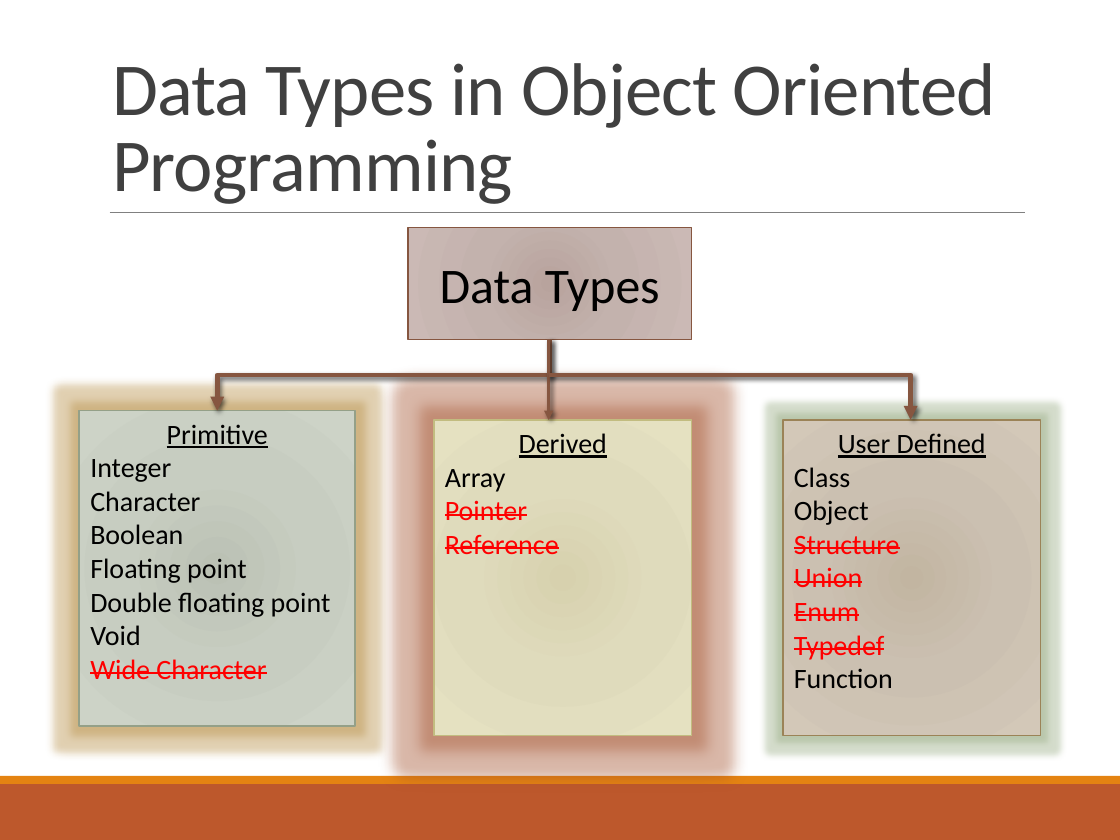
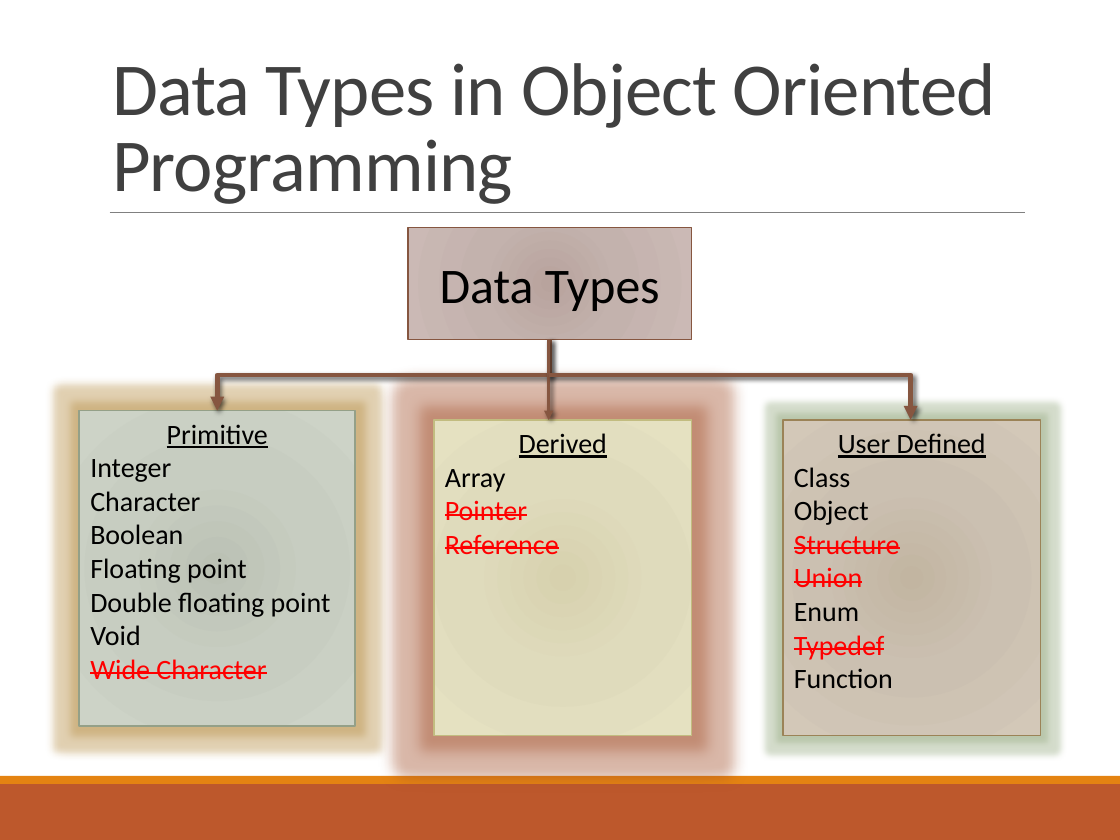
Before and after one commit to deeperj/dillinger, a slide deck: slide 11 of thesis/ukapp2/wqu_isc/sofware_design/Lesson 1 - Java.pptx (slide 9 before the commit). Drawn at 1120x840 pixels with LibreOffice and Linux fonts; fonts in the diff are those of the drawing. Boxes give left, top, right and bottom in pixels: in the first picture for what was removed or moved away, otherwise in the second. Text is boxed around its words. In the diff, an @@ line names an element or a change of style, - is before the commit and + after.

```diff
--- a/thesis/ukapp2/wqu_isc/sofware_design/Lesson 1 - Java.pptx
+++ b/thesis/ukapp2/wqu_isc/sofware_design/Lesson 1 - Java.pptx
@@ text in rectangle at bbox=[794, 603, 859, 621]: text colour #FF0000 to #000000, strikethrough off in "Enum" @@
```
Also in this commit, not shown: 4 other slides changed, 3 slides added, 3 other files.
